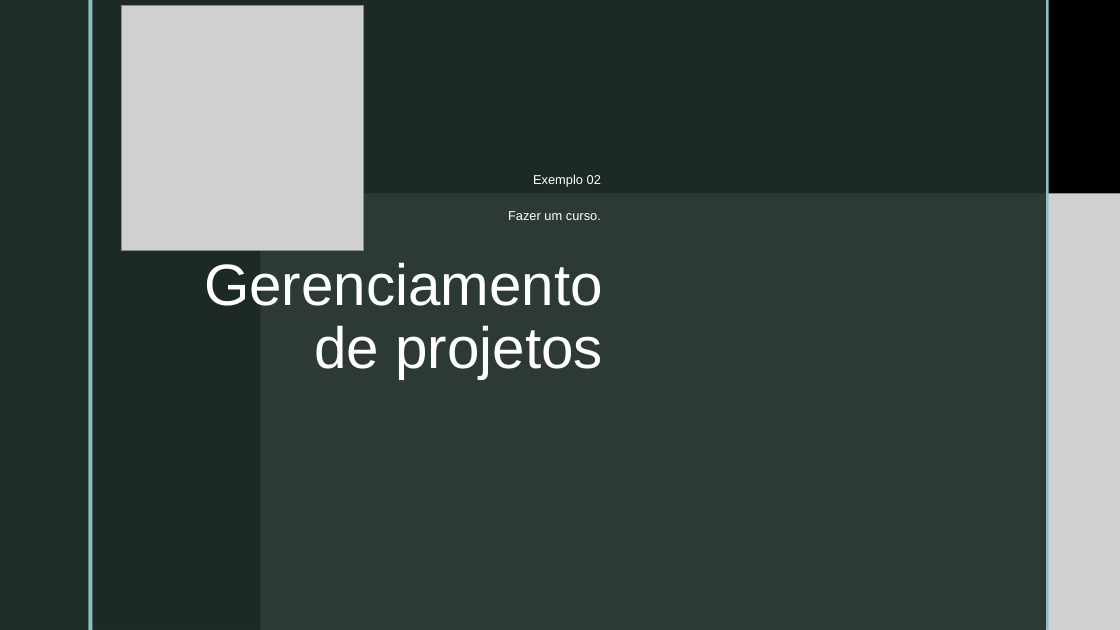
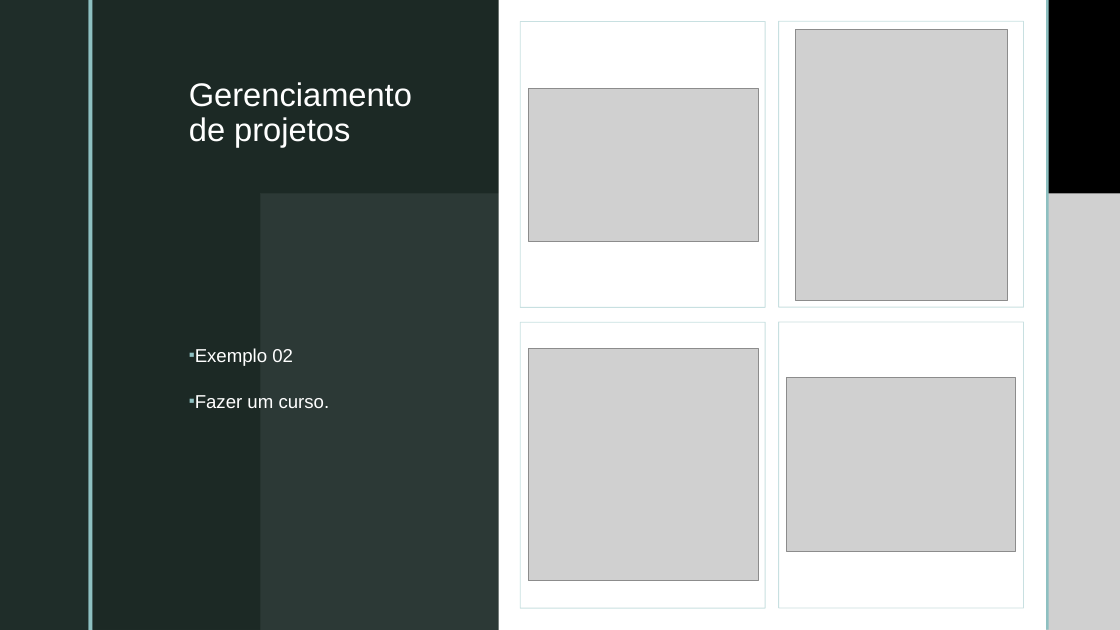
Before and after one commit to professorjar/gerenciamentodeprojetos, a slide deck: slide 4 of Gerenciamento de projetos.pptx. Drawn at 1120x630 pixels with LibreOffice and Linux fonts; fonts in the diff are those of the drawing; grey boxes stand for pictures; background and template pictures are left out. Boxes give left, top, right and bottom in pixels: in the first picture for what was removed or moved away, otherwise in the second. Text is boxed around its words. In the diff, an @@ line names an element or a change of style, - is before the commit and + after.

Commit message:
Novo projeto Diabetes
Novo projeto Diabetes

```diff
--- a/Gerenciamento de projetos.pptx
+++ b/Gerenciamento de projetos.pptx
@@ rectangle added at (92,0,1045,630), fill #1F2D29 at 92% opacity @@
@@ rectangle added at (499,0,1047,630), fill #FFFFFF @@
@@ rectangle added at (520,21,765,307), outline #BBD9DA 0.75 pt @@
@@ rectangle added at (779,21,1023,307), outline #BBD9DA 0.75 pt @@
@@ picture added at (796,29,1008,301) @@
@@ rectangle added at (1045,0,1048,630), fill #8EC0C1 @@
@@ title "Gerenciamento de projetos": place and size @@
-title "Gerenciamento de projetos" at (204,262,603,379)
+title "Gerenciamento de projetos" at (189,82,412,147)
@@ title "Gerenciamento de projetos" at (189,82,412,147): size 50 to 28 pt; alignment right to left @@
@@ picture added at (528,88,759,241) @@
@@ subtitle "Exemplo 02": place and size @@
-subtitle "Exemplo 02" at (508,174,601,220)
+subtitle "Exemplo 02" at (195,348,330,408)
@@ subtitle "Exemplo 02" at (195,348,330,408): size 11 to 16 pt; alignment right to left; bullet none to ▪; line spacing 1.1 to 1.2; vertical alignment bottom to middle @@
@@ rectangle added at (520,323,765,608), outline #BBD9DA 0.75 pt @@
@@ rectangle added at (779,322,1023,607), outline #BBD9DA 0.75 pt @@
@@ picture: place and size @@
-picture at (121,6,364,251)
+picture at (528,349,759,581)
@@ picture added at (787,378,1016,552) @@
```
Also in this commit, not shown: 4 other slides changed, 1 slide removed.
